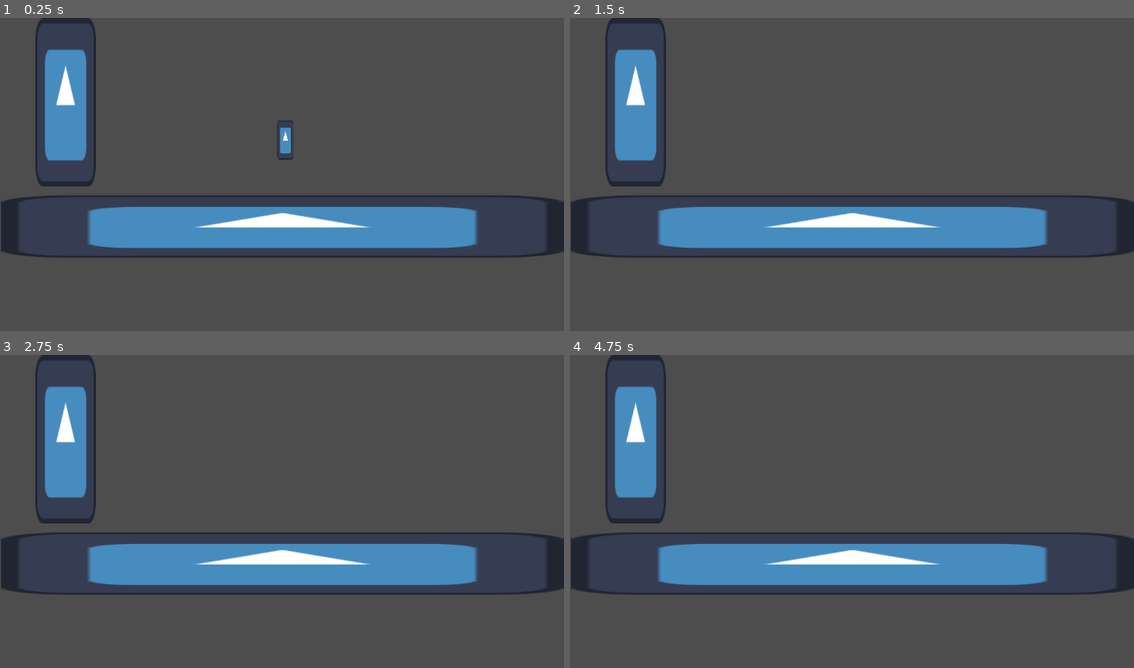
Above: before the commit, frames 1-4 (two rows, left to right).
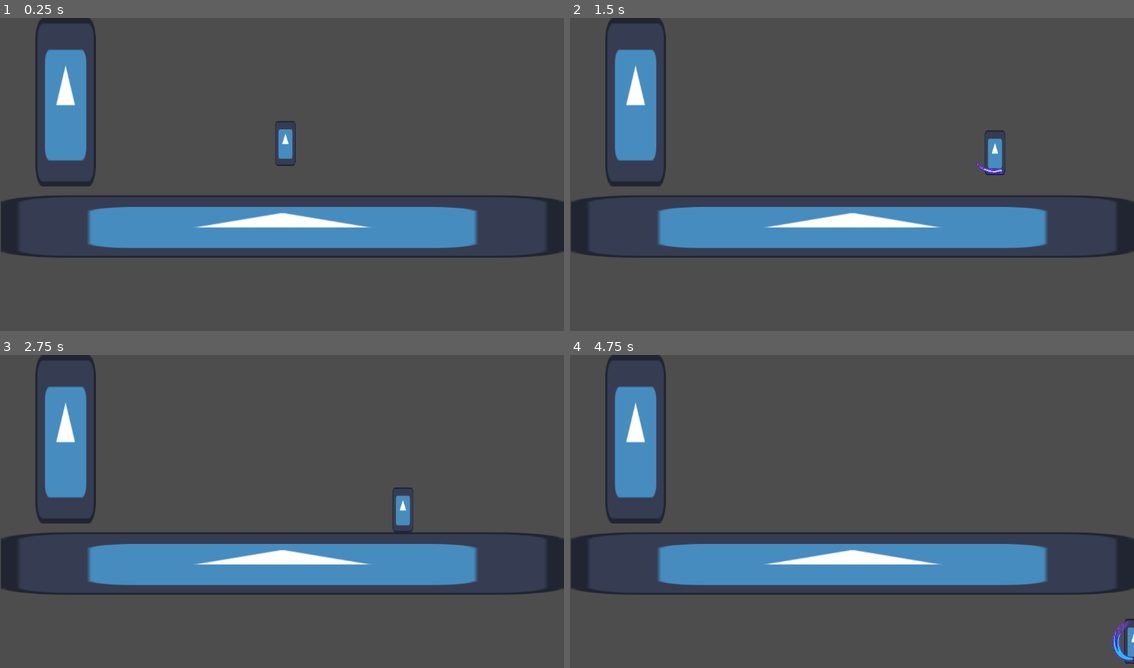
Above: after the commit, the same moments.

Repository: mkuritsu/gdt-quest-2
Game: Godot game, scene res://scenes/debug_level.tscn
Same seed, same stepped clock (60 frames per second), same inputs: the game is played once before the commit and once after it. This scene is started directly instead of the project's main scene. The engine's default icon, where the game draws it, is replaced by a stand-in: a white triangle on a blue panel in a dark square.
Inputs (mouse positions are in pixels of both pictures, inside the frame that each line leads up to):
- Up to frame 1 (0.25 s): no input
- Up to frame 2 (1.5 s): move the mouse to (976, 161) at 0.52 s; hold D (move_right) from 0.53 s (still down); click (976, 161) at 0.6 s; tap Space (jump) at 0.77 s; move the mouse to (739, 193) at 1.27 s; click (739, 193) at 1.35 s
- Up to frame 3 (2.75 s): tap Space (jump) at 1.52 s; move the mouse to (338, 442) at 2.02 s; release D (move_right) at 2.03 s; hold Left (move_left) from 2.03 s (still down); click (338, 442) at 2.1 s
- Up to frame 4 (4.75 s): move the mouse to (823, 577) at 2.77 s; release Left (move_left) at 2.78 s; hold D (move_right) 2.78-4.28 s; click (823, 577) at 2.85 s; tap Space (jump) at 3.02, 3.77, 4.52 s; move the mouse to (1021, 561) at 3.52 s; click (1021, 561) at 3.6 s; tap Enter at 4.25 s; move the mouse to (682, 464) at 4.27 s; hold Left (move_left) from 4.28 s (still down); click (682, 464) at 4.35 s

The runs differ from the first frame. In frame 1, 0.2% of the frame differs, in the area x 48-53%, y 32-48%; in frame 2, 0.4%, in the area x 72-78%, y 35-51%; in frame 3, 0.3%; in frame 4, 0.3%.

Commit message:
slash animation

Diff:
--- /dev/null
+++ b/objects/player.tscn
@@ -0,0 +1,19 @@
+[gd_scene load_steps=4 format=3 uid="uid://b1gokgcs5udf5"]
+
+[ext_resource type="Script" path="res://scripts/player.gd" id="1_ewdkk"]
+[ext_resource type="Texture2D" uid="uid://brxrs8hovvsd5" path="res://icon.svg" id="1_jhfu6"]
+
+[sub_resource type="RectangleShape2D" id="RectangleShape2D_e5dc2"]
+size = Vector2(128, 127)
+
+[node name="Player" type="CharacterBody2D"]
+script = ExtResource("1_ewdkk")
+
+[node name="CollisionShape2D" type="CollisionShape2D" parent="."]
+position = Vector2(0, 0.359375)
+scale = Vector2(0.328125, 0.71875)
+shape = SubResource("RectangleShape2D_e5dc2")
+
+[node name="Sprite2D" type="Sprite2D" parent="."]
+scale = Vector2(0.328125, 0.71875)
+texture = ExtResource("1_jhfu6")
--- /dev/null
+++ b/objects/slash.tscn
@@ -0,0 +1,55 @@
+[gd_scene load_steps=12 format=3 uid="uid://ccm2aaivg7rq1"]
+
+[ext_resource type="Texture2D" uid="uid://5mrrbx5xpany" path="res://textures/slash/Slash3_color3_frame1.png" id="1_ytpnk"]
+[ext_resource type="Texture2D" uid="uid://bapqnx2sykpa8" path="res://textures/slash/Slash3_color3_frame2.png" id="2_7v6cn"]
+[ext_resource type="Texture2D" uid="uid://cvpmxhii30mli" path="res://textures/slash/Slash3_color3_frame3.png" id="3_6rhbw"]
+[ext_resource type="Script" path="res://scripts/slash.gd" id="3_ec1de"]
+[ext_resource type="Texture2D" uid="uid://gg0x1eshdwwb" path="res://textures/slash/Slash3_color3_frame4.png" id="4_k5ak5"]
+[ext_resource type="Texture2D" uid="uid://b30c7u7fa60gg" path="res://textures/slash/Slash3_color3_frame5.png" id="5_g7ixx"]
+[ext_resource type="Texture2D" uid="uid://skfw2iqc8ys2" path="res://textures/slash/Slash3_color3_frame6.png" id="6_jniut"]
+[ext_resource type="Texture2D" uid="uid://c2qci3t2gupuc" path="res://textures/slash/Slash3_color3_frame7.png" id="7_va0lg"]
+[ext_resource type="Texture2D" uid="uid://b3toxvpt01i5p" path="res://textures/slash/Slash3_color3_frame8.png" id="8_nevrh"]
+[ext_resource type="Texture2D" uid="uid://bd0lbrx7pli0t" path="res://textures/slash/Slash3_color3_frame9.png" id="9_ecy3b"]
+
+[sub_resource type="SpriteFrames" id="SpriteFrames_08fxx"]
+animations = [{
+"frames": [{
+"duration": 1.0,
+"texture": ExtResource("1_ytpnk")
+}, {
+"duration": 1.0,
+"texture": ExtResource("2_7v6cn")
+}, {
+"duration": 1.0,
+"texture": ExtResource("3_6rhbw")
+}, {
+"duration": 1.0,
+"texture": ExtResource("4_k5ak5")
+}, {
+"duration": 1.0,
+"texture": ExtResource("5_g7ixx")
+}, {
+"duration": 1.0,
+"texture": ExtResource("6_jniut")
+}, {
+"duration": 1.0,
+"texture": ExtResource("7_va0lg")
+}, {
+"duration": 1.0,
+"texture": ExtResource("8_nevrh")
+}, {
+"duration": 1.0,
+"texture": ExtResource("9_ecy3b")
+}],
+"loop": false,
+"name": &"default",
+"speed": 18.0
+}]
+
+[node name="Slash" type="AnimatedSprite2D"]
+sprite_frames = SubResource("SpriteFrames_08fxx")
+frame = 8
+frame_progress = 1.0
+script = ExtResource("3_ec1de")
+
+[connection signal="animation_finished" from="." to="." method="_on_animation_finished"]
--- a/scenes/debug_level.tscn
+++ b/scenes/debug_level.tscn
@@ -1,13 +1,10 @@
-[gd_scene load_steps=5 format=3 uid="uid://dmqr6lg7uphvj"]
+[gd_scene load_steps=4 format=3 uid="uid://dmqr6lg7uphvj"]
 
 [ext_resource type="Texture2D" uid="uid://brxrs8hovvsd5" path="res://icon.svg" id="1_hnp3b"]
-[ext_resource type="Script" path="res://scripts/player.gd" id="2_nak87"]
+[ext_resource type="PackedScene" uid="uid://b1gokgcs5udf5" path="res://objects/player.tscn" id="2_3802y"]
 
 [sub_resource type="RectangleShape2D" id="RectangleShape2D_ib8cy"]
 size = Vector2(128, 128)
-
-[sub_resource type="RectangleShape2D" id="RectangleShape2D_y64df"]
-size = Vector2(32, 80)
 
 [node name="DebugLevel" type="Node2D"]
 
@@ -33,13 +30,5 @@
 [node name="CollisionShape2D" type="CollisionShape2D" parent="Sprite2D/Sprite2D/StaticBody2D"]
 shape = SubResource("RectangleShape2D_ib8cy")
 
-[node name="CharacterBody2D" type="CharacterBody2D" parent="."]
-position = Vector2(583, 221)
-script = ExtResource("2_nak87")
-
-[node name="CollisionShape2D" type="CollisionShape2D" parent="CharacterBody2D"]
-shape = SubResource("RectangleShape2D_y64df")
-
-[node name="Sprite2D" type="Sprite2D" parent="CharacterBody2D"]
-scale = Vector2(0.257812, 0.625)
-texture = ExtResource("1_hnp3b")
+[node name="Player" parent="." instance=ExtResource("2_3802y")]
+position = Vector2(583, 228)
--- a/scripts/player.gd
+++ b/scripts/player.gd
@@ -1,11 +1,49 @@
 extends CharacterBody2D
 
+
+const SLASH = preload("res://objects/slash.tscn")
 
 @export var SPEED = 300.0
 @export var JUMP_VELOCITY = -400.0
 @export var ATTACK_DISTANCE = 200.0
 @export var KNOCKBACK_VELOCITY = 500.0
 
+
+var current_slash = null
+
+func slash() -> void:
+	if is_instance_valid(current_slash):
+		return
+	var horizontal = Input.get_axis("move_left", "move_right")
+	var vertical = Input.get_axis("up", "down")
+	var attack_direction = Vector2.ZERO
+	if absf(vertical) > absf(horizontal):
+		attack_direction = Vector2(0, vertical)
+	else:
+		attack_direction = Vector2(horizontal, 0)
+	attack_direction = attack_direction.normalized()
+	var space_state = get_world_2d().direct_space_state
+	var from = global_position
+	var to = global_position + attack_direction * ATTACK_DISTANCE
+	var query = PhysicsRayQueryParameters2D.create(from, to)
+	query.collide_with_areas = true
+	query.collide_with_bodies = true
+	query.exclude = [self]
+	var result = space_state.intersect_ray(query)
+	var slash = SLASH.instantiate()
+	var angle = 0
+	if attack_direction.x != 0:
+		angle = attack_direction.x * PI/2
+	elif attack_direction.y == 1:
+		angle = PI
+	print('ANGLE:', angle)
+	slash.rotation = angle
+	slash.play()
+	current_slash = slash
+	add_child(slash)
+	if result:
+		velocity += attack_direction * -KNOCKBACK_VELOCITY
+		print(velocity)
 
 func _physics_process(delta: float) -> void:
 	if not is_on_floor():
@@ -16,29 +54,11 @@
 
 	var direction = Input.get_axis("move_left", "move_right")
 	if direction:
-		velocity.x += direction * SPEED
+		velocity.x = direction * SPEED
 	else:
 		velocity.x = move_toward(velocity.x, 0, SPEED)
 
 	if Input.is_action_just_pressed("attack"):
-		var horizontal = Input.get_axis("move_left", "move_right")
-		var vertical = Input.get_axis("up", "down")
-		var attack_direction = Vector2.ZERO
-		if absf(vertical) > absf(horizontal):
-			attack_direction = Vector2(0, vertical)
-		else:
-			attack_direction = Vector2(horizontal, 0)
-		attack_direction = attack_direction.normalized()
-		var space_state = get_world_2d().direct_space_state
-		var from = global_position
-		var to = global_position + attack_direction * ATTACK_DISTANCE
-		var query = PhysicsRayQueryParameters2D.create(from, to)
-		query.collide_with_areas = true
-		query.collide_with_bodies = true
-		query.exclude = [self]
-		var result = space_state.intersect_ray(query)
-		if result:
-			velocity += attack_direction * -KNOCKBACK_VELOCITY
-			print(velocity)
+		self.slash()
 
 	move_and_slide()
--- /dev/null
+++ b/scripts/slash.gd
@@ -0,0 +1,5 @@
+extends AnimatedSprite2D
+
+
+func _on_animation_finished() -> void:
+	queue_free()
Binary file added: scripts/GIF.gif
Binary file added: textures/GIF.gif
Binary file added: textures/Slash.png
Not shown, added: textures/Slash.png.import
Binary file added: textures/slash/Slash3_color3_frame1.png
Not shown, added: textures/slash/Slash3_color3_frame1.png.import
Binary file added: textures/slash/Slash3_color3_frame2.png
Not shown, added: textures/slash/Slash3_color3_frame2.png.import
Binary file added: textures/slash/Slash3_color3_frame3.png
Not shown, added: textures/slash/Slash3_color3_frame3.png.import
Binary file added: textures/slash/Slash3_color3_frame4.png
Not shown, added: textures/slash/Slash3_color3_frame4.png.import
(and 10 more such lines)
